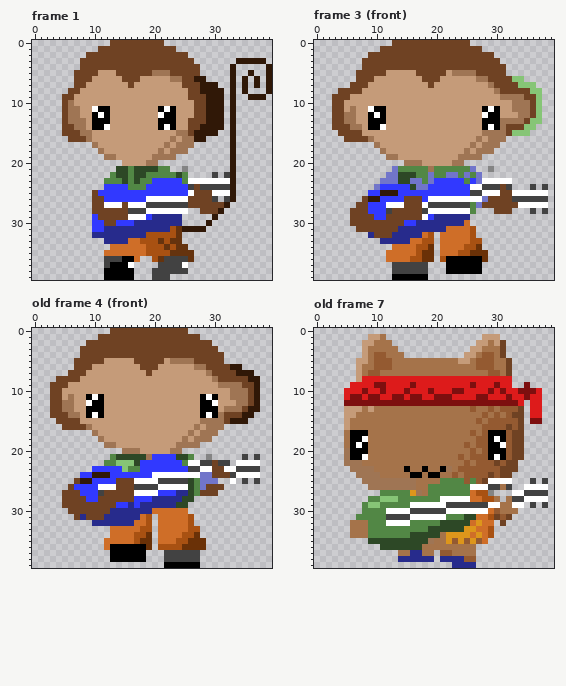
A pixel-art file gets an edit: data/FoleFront1.aseprite. Above: the version before the commit.
40x40 pixels, 10 frames. Shown: frame 1, frame 3 (front), old frame 4 (front), old frame 7. The commit also changed other frames, which this record leaves out.
New version:
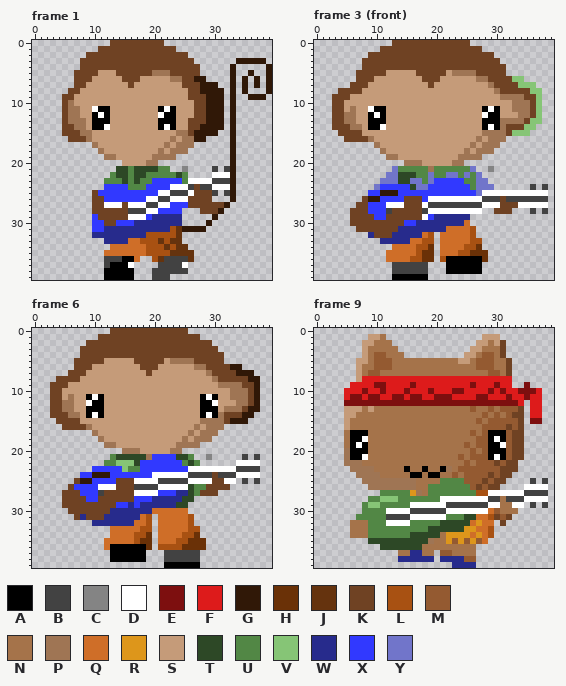
Palette (. is transparent): A #000000  B #424242  C #848484  D #ffffff  E #7d0f0f  F #dd1b1b  G #301807  H #6a3107  J #65330e  K #6f4223  L #a85112  M #945a31  N #a5734a  P #9f7554  Q #cf6e28  R #dd961b  S #c59b79  T #2d4826  U #528745  V #86c576  W #272b8c  X #3139ff  Y #7175ca
A new or re-ordered frame is compared with the old frame closest to it.
What changed:
frames 10 -> 12
Changed rows in their new state; - is an unchanged pixel.
Frame 1, layer "Weapon1":
first column x 21:
21 ---------B-B
22 ---------DDD
23 ---------BBB
24 --DDD----DDD
25 DDBBB----B.B
26 BB-------.-.
27 DDXXX-------
28 XXXX.-------
Frame 3 (front), layer "Weapon1":
first column x 26:
23 U-Y....
24 UYYY...
25 XY---DD
26 --BBB-B
27 BBDDD--
28 DD-----
Frame 6 is new; against old frame 4 (front), layers "Weapon1", "Body":
first column x 26:
22 TU.....
23 DD--DD-
24 BBBB-BB
25 DDDDKKD
26 --U---K
Frame 9 against old frame 7, layer "Weapon1":
first column x 26:
25 M--MKK.
26 MKMKK..
27 U--DDDD
28 DDDBBNB
Boxes around the changes in both pictures, in picture pixels (x1, y1, x2, y2):
changed: (212, 166, 230, 202)
changed: (158, 184, 188, 214)
changed: (470, 178, 512, 214)
changed: (188, 460, 230, 490)
changed: (470, 478, 512, 502)
